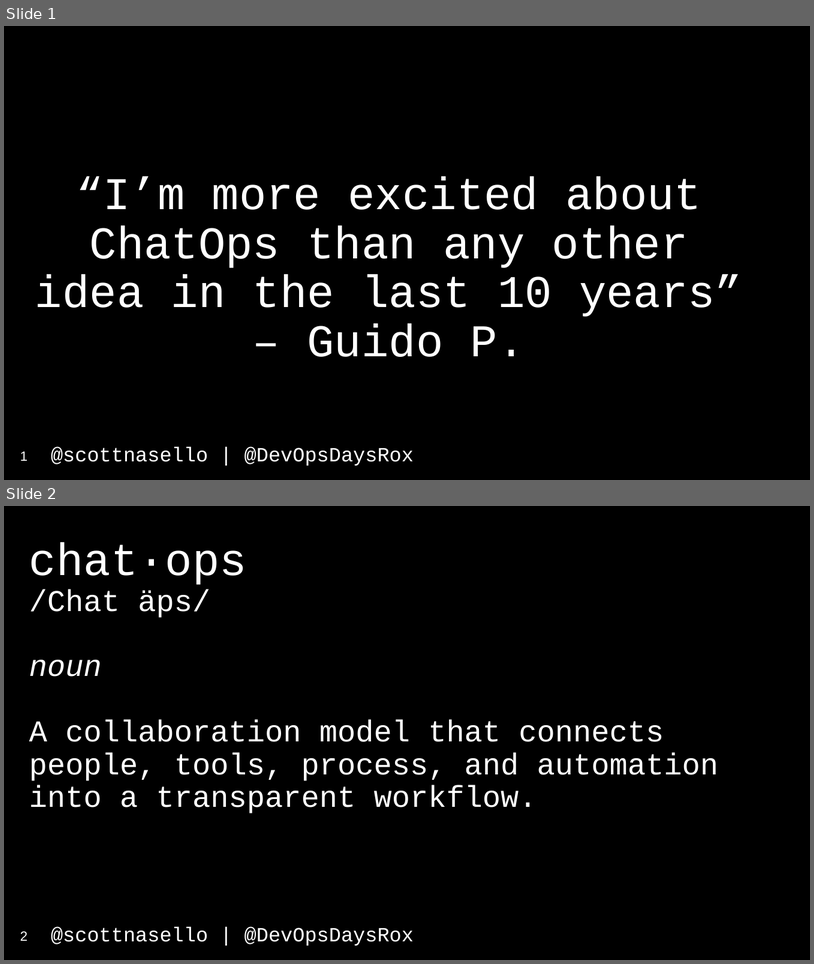
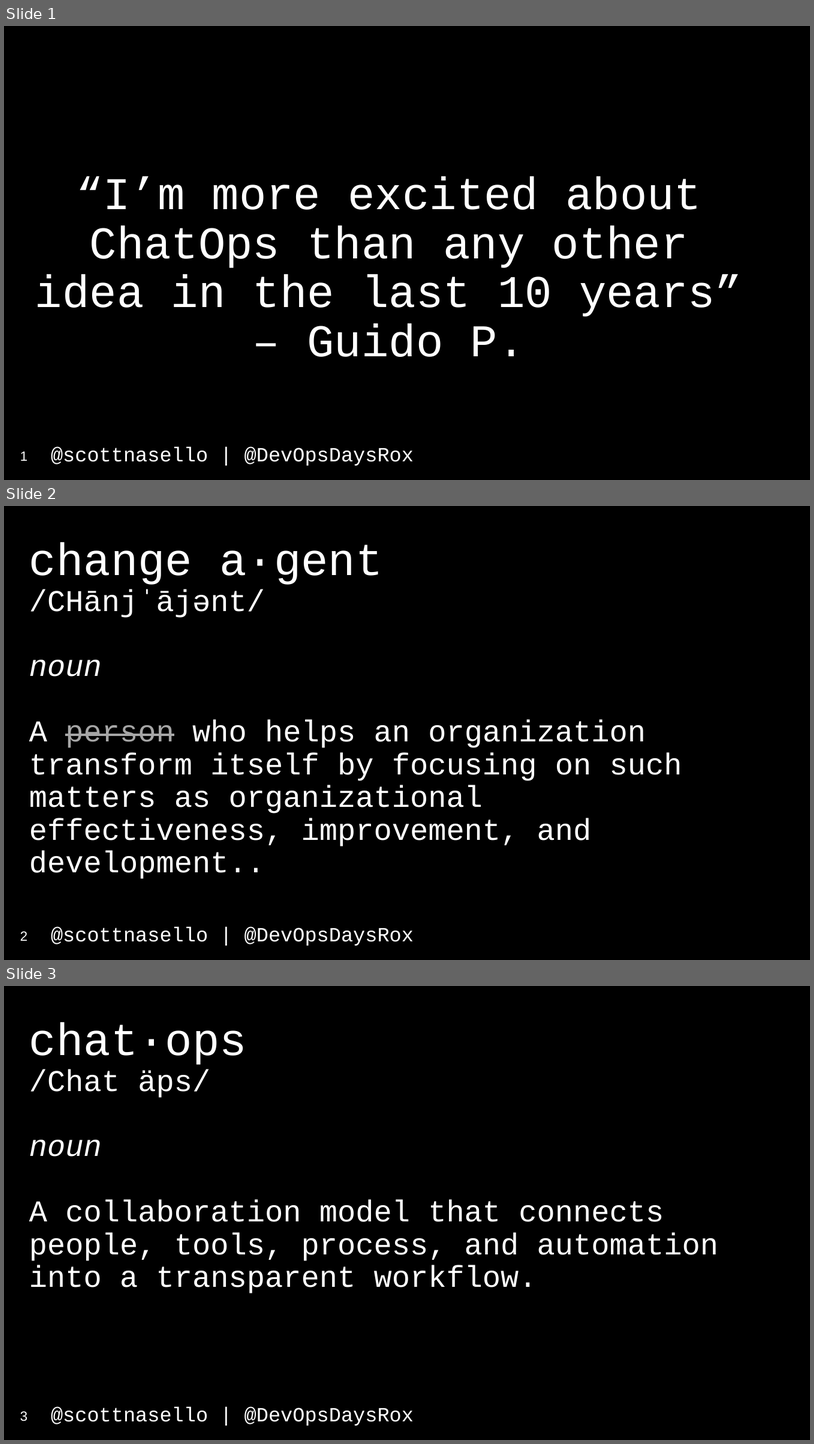
Before and after one commit to scottnasello/talks, a slide deck: 2017-04-10 Denver DevOpsDays/DevOpsDays Denver.pptx. Shown one above the other, each under a label of ours: slides 1 and 2 before the commit, slides 1, 2 and 3 after it. The pictures are 814x964 and 814x1444 pixels, drawn with LibreOffice and Linux fonts; fonts in the diff are those of the drawing. Boxes give left, top, right and bottom in pixels: in the first picture for what was removed or moved away, otherwise in the second. Text is boxed around its words. In the diff, an @@ line names an element or a change of style, - is before the commit and + after.

```diff
--- a/2017-04-10 Denver DevOpsDays/DevOpsDays Denver.pptx
+++ b/2017-04-10 Denver DevOpsDays/DevOpsDays Denver.pptx
@@ slide 2 added at [4,506,810,960], background #000000; not listed: 1 template element that a slide beside it also shows @@
@@ title added at [29,542,683,879], 36 pt, text #FFFFFF @@
+change a·gent
+/CHānjˈājənt/
+noun
+A person who helps an organization transform itself by focusing on such matters as organizational effectiveness, improvement, and development..
@@ page number added at [20,931,27,940], 16 pt, text #FFFFFF @@
+2
@@ what was slide 2 is now slide 3 @@
@@ page number at [20,1411,27,1421]: text changed @@
-2
+3
```
Also in this commit, not shown: 5 slides changed, 1 slide removed.
